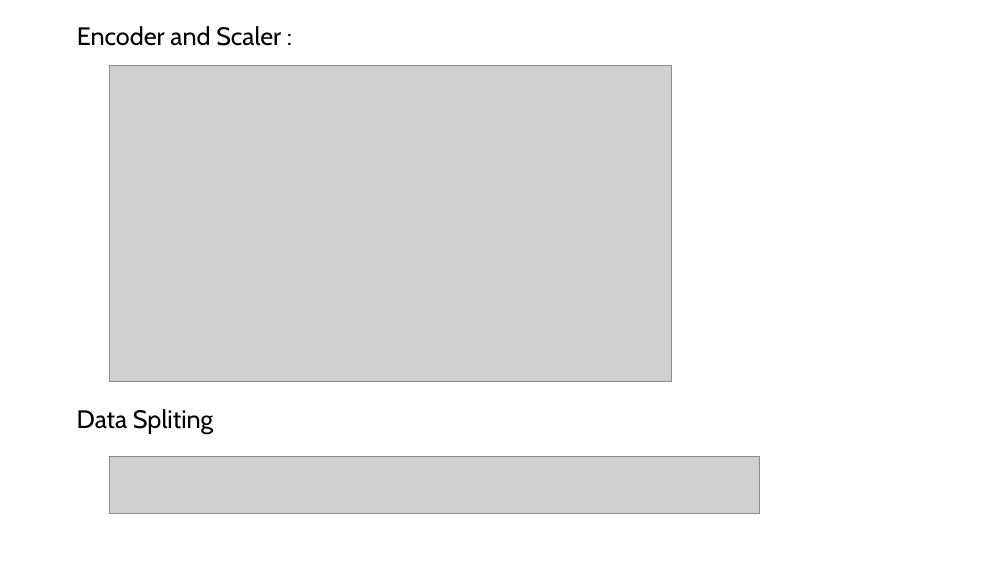
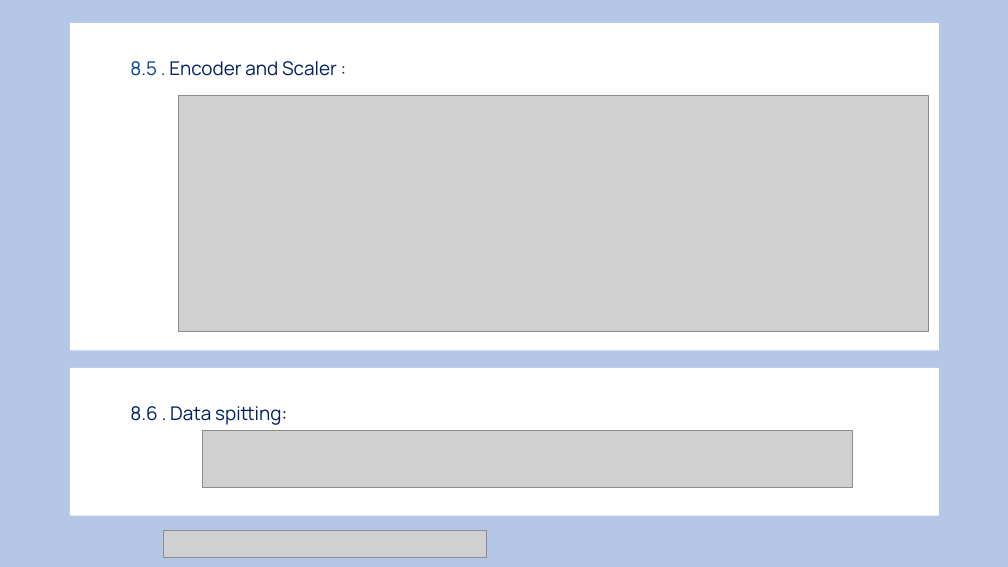
Before and after one commit to mathavan55/Early-Warning-System-for-Academic-Depression, a slide deck: slide 10 of Early Warning System for Academic Depression.pptx (slide 9 before the commit). Drawn at 1008x567 pixels with LibreOffice and Linux fonts; fonts in the diff are those of the drawing; grey boxes stand for pictures. Boxes give left, top, right and bottom in pixels: in the first picture for what was removed or moved away, otherwise in the second. Text is boxed around its words. In the diff, an @@ line names an element or a change of style, - is before the commit and + after.

```diff
--- a/Early Warning System for Academic Depression.pptx
+++ b/Early Warning System for Academic Depression.pptx
@@ background #FFFFFF to #B4C7E7 @@
@@ text added at <box>70,23,938,350</box>, fill #FFFFFF, 18 pt, text #002060 @@
+  8.5 . Encoder and Scaler :
@@ title removed at <box>77,26,281,46</box> @@
-Encoder and Scaler :
@@ picture: place and size @@
-picture at <box>110,65,671,382</box>
+picture at <box>179,95,929,332</box>
@@ rectangle added at <box>70,368,938,516</box>, fill #FFFFFF, 18 pt, text #002060 @@
+  8.6 . Data spitting:
@@ text removed at <box>77,409,213,435</box> @@
-Data Spliting
@@ picture: place and size @@
-picture at <box>110,457,759,514</box>
+picture at <box>203,430,852,488</box>
@@ picture added at <box>163,531,487,558</box> @@
```
Also in this commit, not shown: 9 other slides changed, 6 slides added, 4 slides removed.
